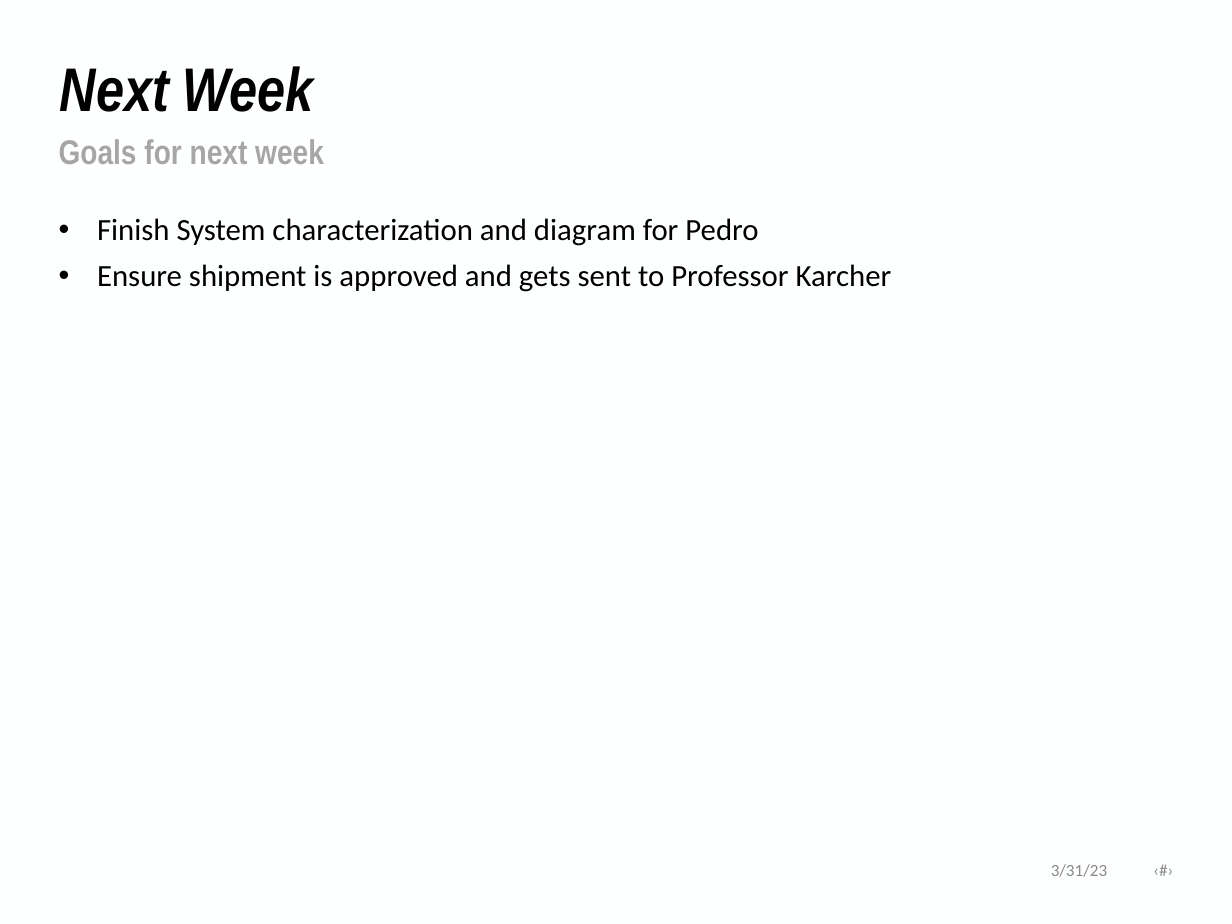
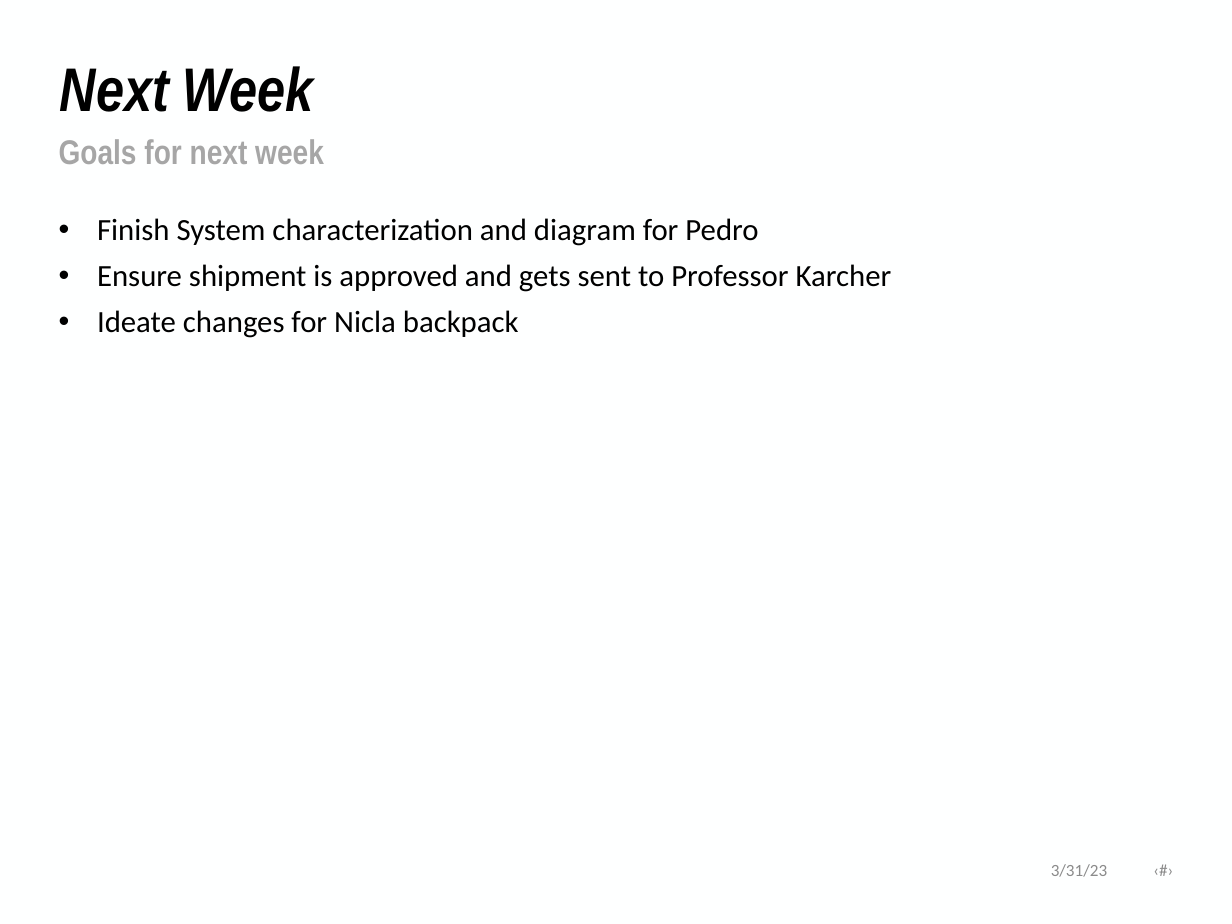
Before and after one commit to NHuang58/Biomedical_Device_PCB, a slide deck: slide 12 of Documentation/Slides/Weekly-Report-06-29-2026.pptx (slide 10 before the commit). Drawn at 1232x924 pixels with LibreOffice and Linux fonts; fonts in the diff are those of the drawing; background and template pictures are left out. Boxes give left, top, right and bottom in pixels: in the first picture for what was removed or moved away, otherwise in the second. Text is boxed around its words. In the diff, an @@ line names an element or a change of style, - is before the commit and + after.

```diff
--- a/Documentation/Slides/Weekly-Report-06-29-2026.pptx
+++ b/Documentation/Slides/Weekly-Report-06-29-2026.pptx
@@ text at box(97, 310, 519, 338): paragraph added @@
+• Ideate changes for Nicla backpack
```
Also in this commit, not shown: 3 other slides changed, 2 slides added, 2 other files.
